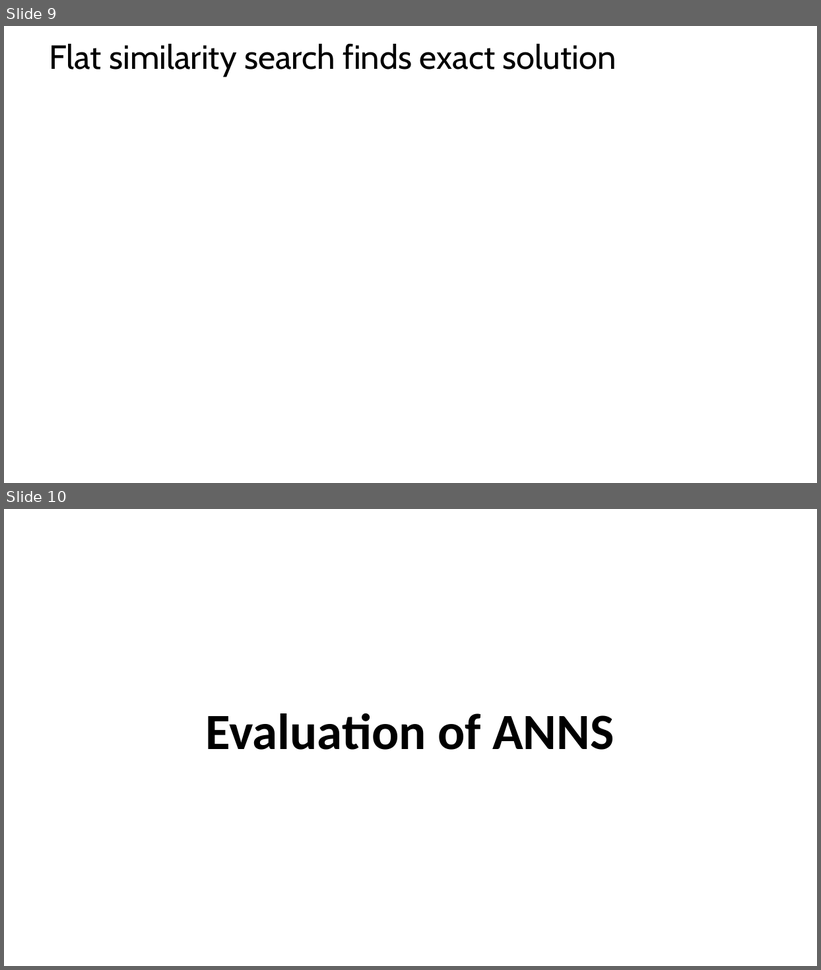
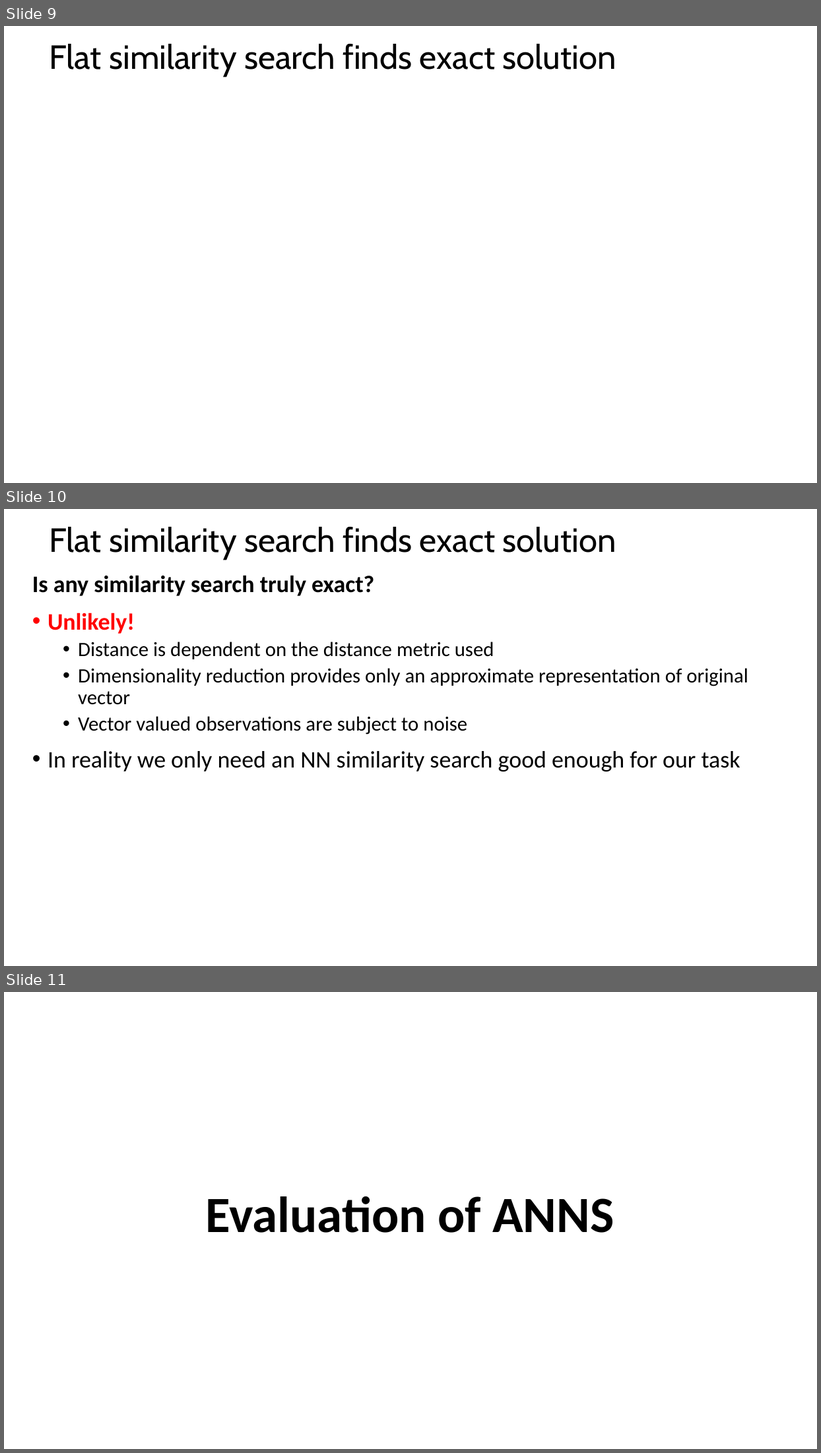
Before and after one commit to tenevian/Harvard-SSP-Data-Mining, a slide deck: slides/5_EfficientSimilaritySearch.pptx. Shown one above the other, each under a label of ours: slides 9 and 10 before the commit, slides 9, 10 and 11 after it. The pictures are 821x970 and 821x1453 pixels, drawn with LibreOffice and Linux fonts; fonts in the diff are those of the drawing; grey boxes stand for pictures. Boxes give left, top, right and bottom in pixels: in the first picture for what was removed or moved away, otherwise in the second. Text is boxed around its words. In the diff, an @@ line names an element or a change of style, - is before the commit and + after.

```diff
--- a/slides/5_EfficientSimilaritySearch.pptx
+++ b/slides/5_EfficientSimilaritySearch.pptx
@@ slide 10 added at bbox=[4, 509, 817, 966], background #FFFFFF @@
@@ title added at bbox=[49, 527, 616, 560], 39.6 pt, text #000000 @@
+Flat similarity search finds exact solution
@@ text added at bbox=[32, 575, 748, 772], 24 pt, text #000000 @@
+Is any similarity search truly exact?
+• Unlikely!
+  • Distance is dependent on the distance metric used
+  • Dimensionality reduction provides only an approximate representation of original vector
+  • Vector valued observations are subject to noise
+• In reality we only need an NN similarity search good enough for our task
@@ what was slide 10 is now slide 11 @@
```
Also in this commit, not shown: 1 slide changed, 4 other slides added.
